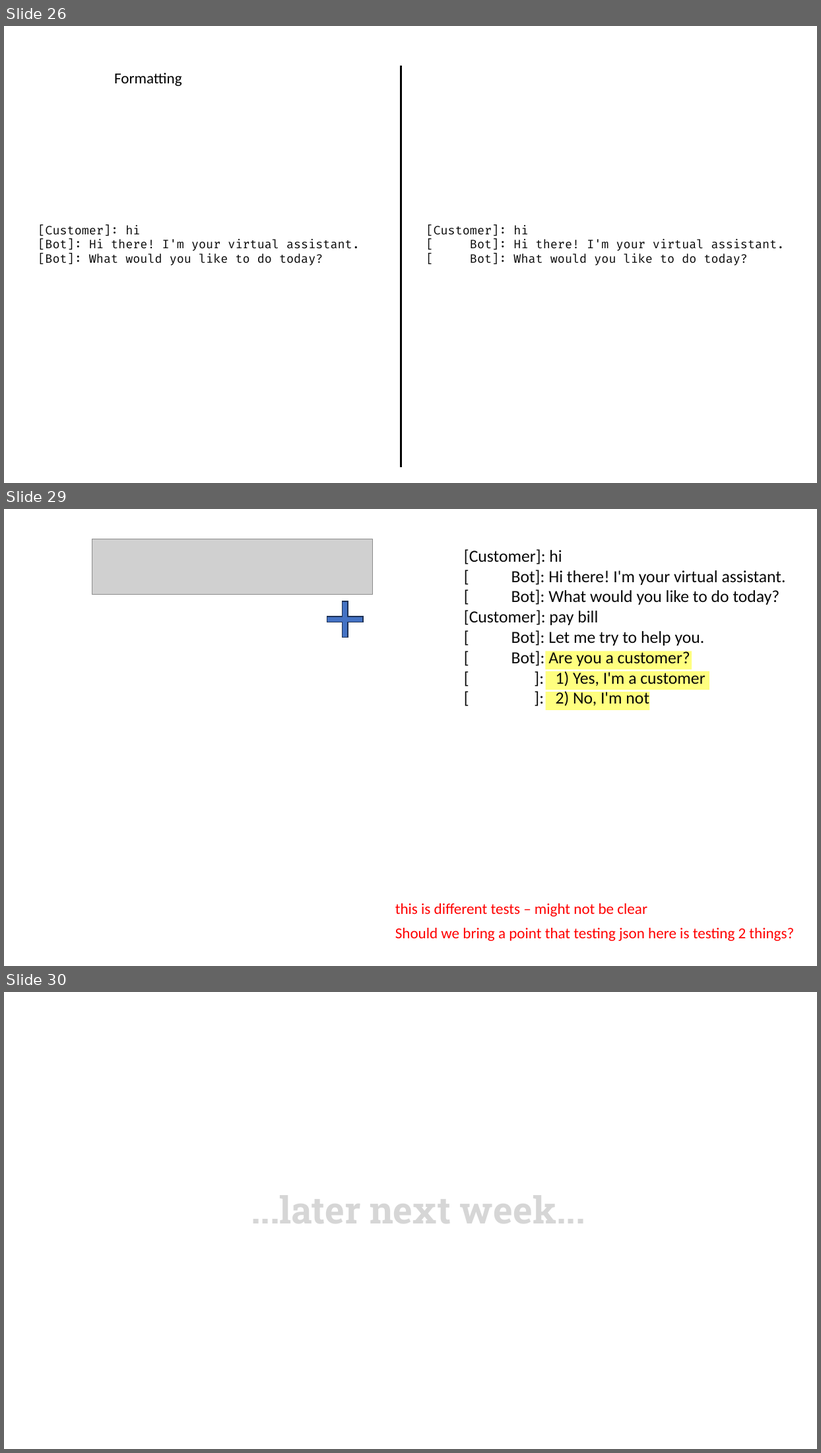
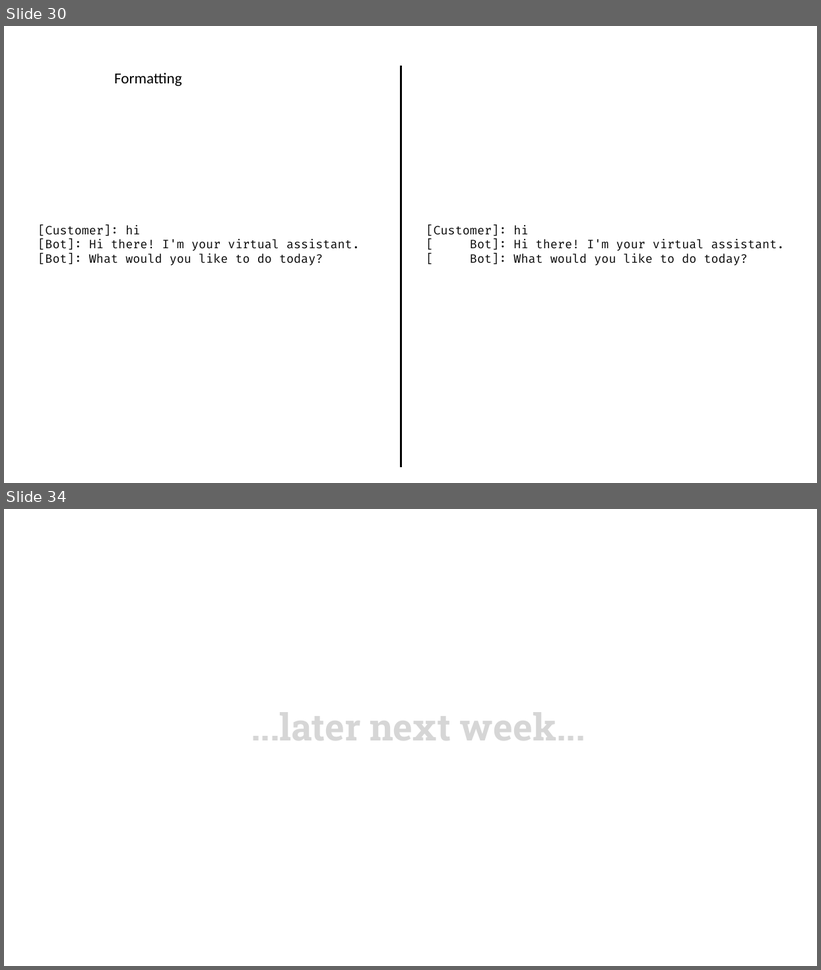
Before and after one commit to LearnWithLlew/TestingBetterWithApprovals.Slides, a slide deck: slides/Testing Better with Approvals.pptx. Shown one above the other, each under a label of ours: slides 26, 29 and 30 before the commit, slides 30 and 34 after it; the slides between them are not shown. The pictures are 821x1453 and 821x970 pixels, drawn with LibreOffice and Linux fonts; fonts in the diff are those of the drawing; grey boxes stand for pictures; background and template pictures are left out. Boxes give left, top, right and bottom in pixels: in the first picture for what was removed or moved away, otherwise in the second. Text is boxed around its words. In the diff, an @@ line names an element or a change of style, - is before the commit and + after.

```diff
--- a/slides/Testing Better with Approvals.pptx
+++ b/slides/Testing Better with Approvals.pptx
@@ slide 29 removed at [4,509,817,966], background #FFFFFF @@
@@ picture removed at [92,539,372,594] @@
@@ group removed at [464,549,786,710]: 3 rectangles, 1 text @@
-[Customer]: hi
-[ Bot]: Hi there! I'm your virtual assistant.
-[ Bot]: What would you like to do today?
-[Customer]: pay bill
-[ Bot]: Let me try to help you.
-[ Bot]: Are you a customer?
-[ ]: 1) Yes, I'm a customer
-[ ]: 2) No, I'm not
@@ plus removed at [327,601,363,638] @@
@@ text removed at [395,904,648,917] @@
-this is different tests – might not be clear
@@ text removed at [395,928,794,941] @@
-Should we bring a point that testing json here is testing 2 things?
@@ what was slide 26 is now slide 30 @@
@@ what was slide 30 is now slide 34 @@
```
Also in this commit, not shown: 6 slides changed, 6 slides added, 1 other slide removed.
